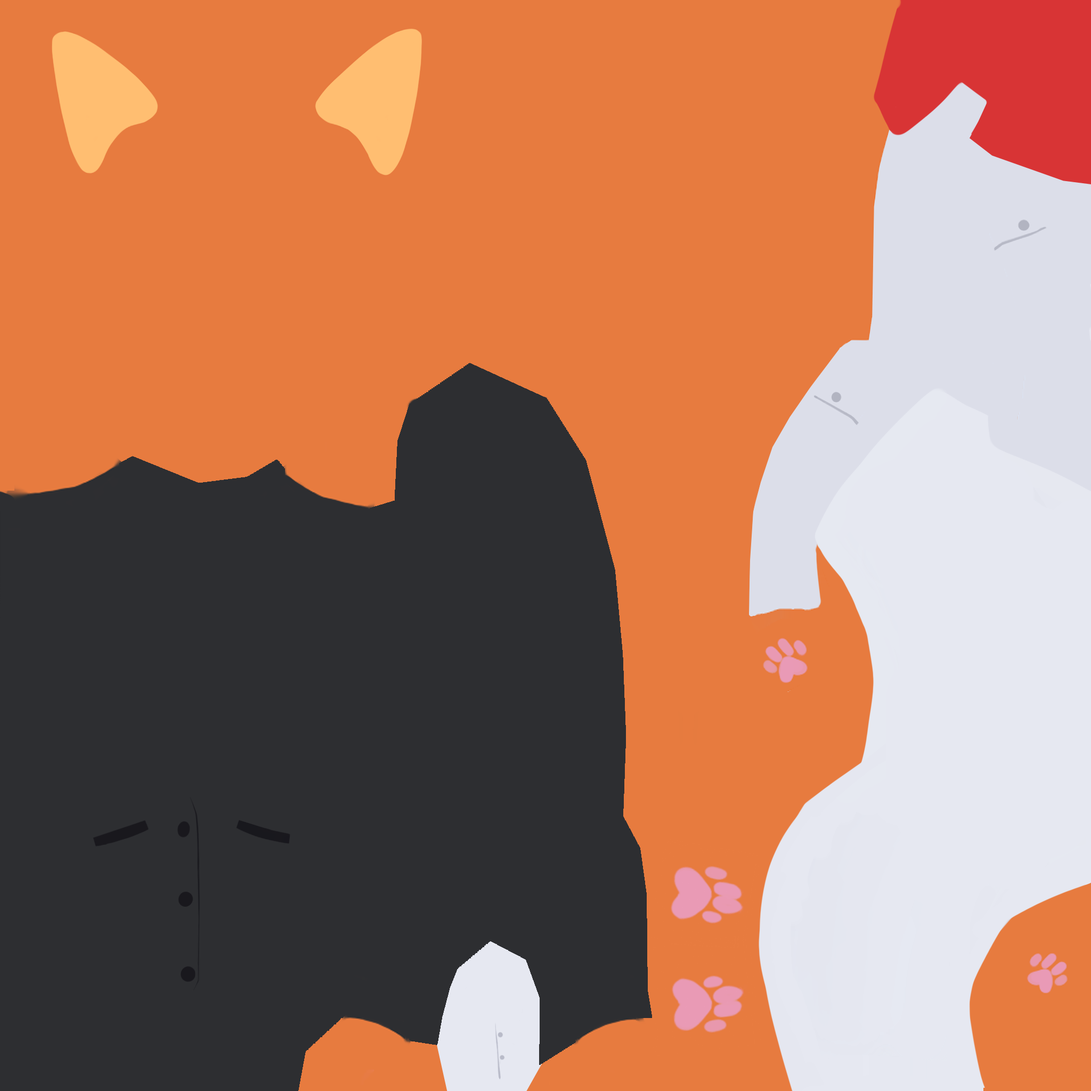
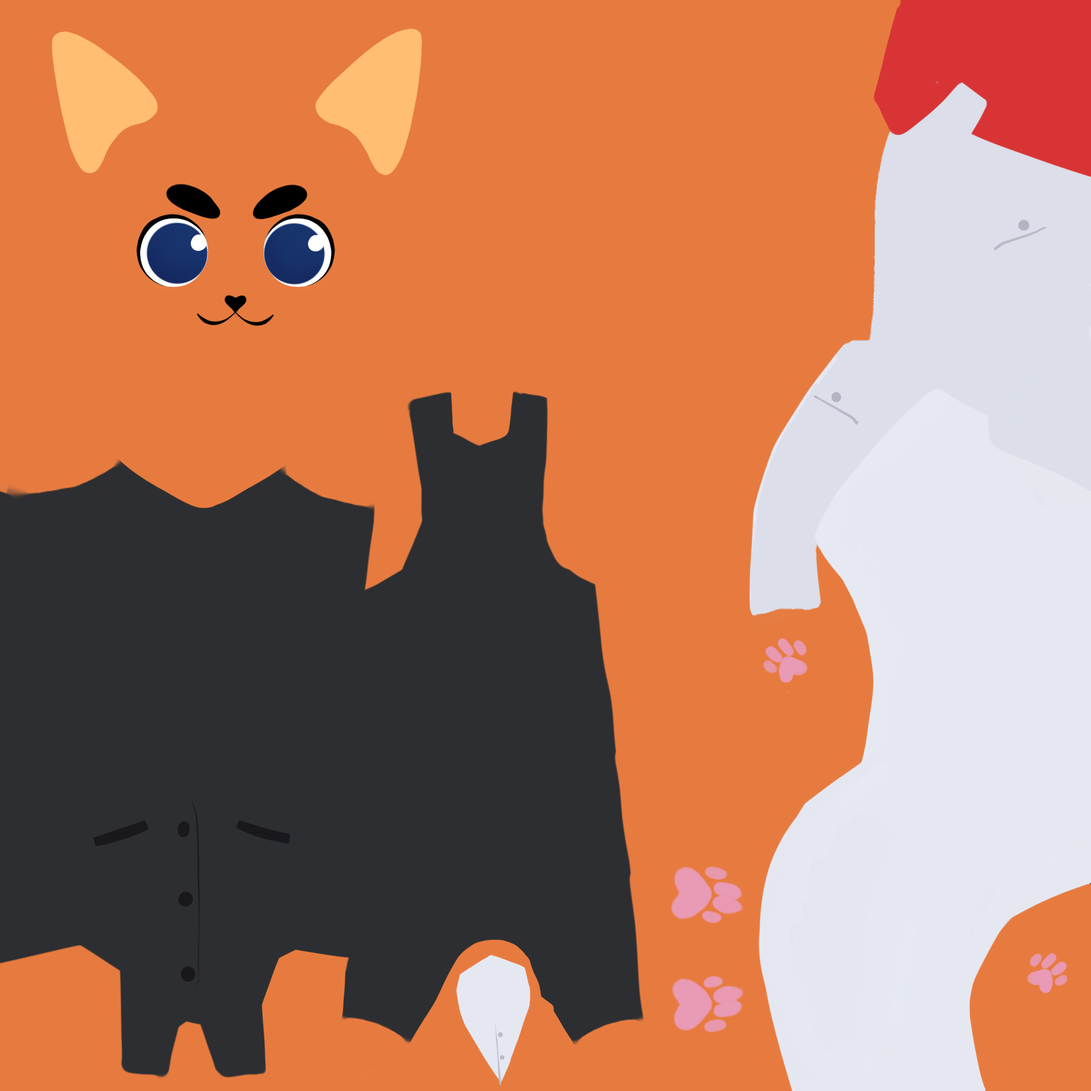
Revision of a layered (1091, 1091) image; what changed, layer by layer:
renamed "shirt" to "Pasted Layer", moved it into group "hiss", painted on it, unmasked it over (198, 277, 1091, 1091)
renamed "fur" to "Layer 3 Copy 3 #1", moved it into group "hiss", painted on it over (0, 3, 1091, 1091)
showed group "base" (3 layers) over (136, 183, 336, 327)
renamed "bowtie" to "Layer", painted on it, unmasked it over (0, 80, 1091, 1091)
removed layer "vestpants" from group "body" over (0, 362, 653, 1091)
removed layer "cuffs" from group "body" over (749, 129, 894, 617)
